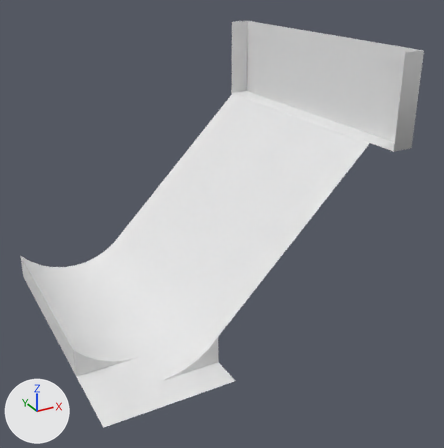
The FBX model Marble/Assets/_MARBLE/_STEVEN/Prefabs/Original/____Modular_Pieces/Modular_Pieces_08_ramp_02.FBX as it was, and as the next commit left it.
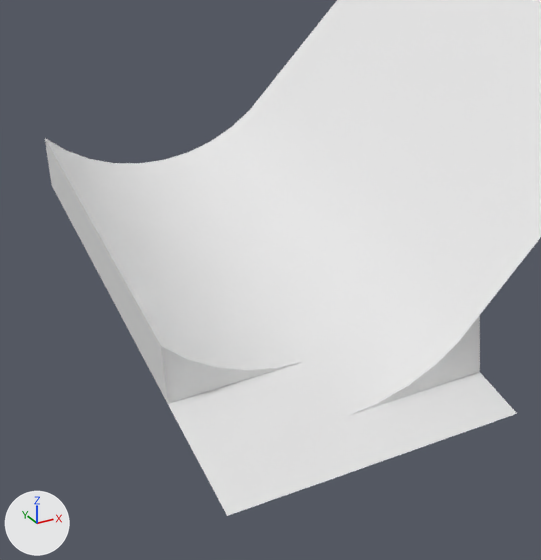
Each version appears first whole from a 50 mm lens placed at (11.0, -106.0, 53.5), pointed at (62.6, -12.2, 6.6), and next in a close-up on the part from 0% to 55% of the width and 43% to 100% of the height. The lights are fixed; the arrows at lower left show +X, +Y and +Z. Where no turn or scale is listed for an object, it has been applied to the vertices.

Objects in the first close-up: 'Ramp_Place_Holder001'.
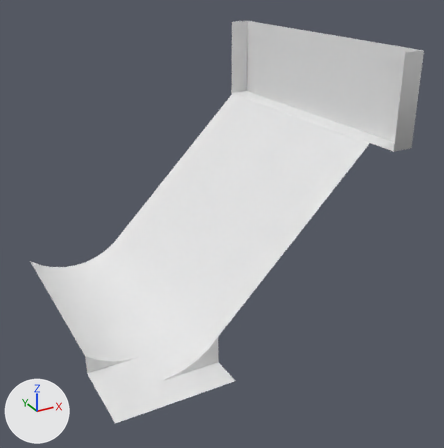
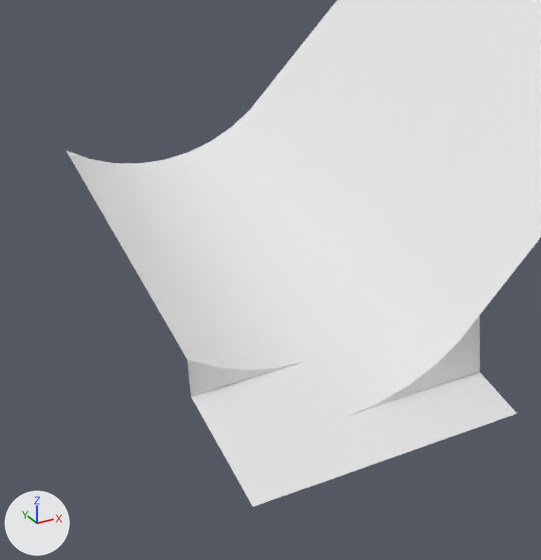
Commit message: new ramp

Edits to the bpy script that builds the scene:
```text
Change me_mesh:
    where me_mesh.from_pydata(...)  # 88 vertices, 65 faces; spans x -11.5..45.4, y -33.5..20.5, z -15.0..36.5
    used by ob_ramp_place_holder001; location = (41.99, 0.0, 3.02)
    verts and faces of me_mesh; kept vertices keep their numbers, new ones are numbered from 88
    before: 0 (-11.5, 20.5, -9.6) at pixel (44, 137), 1 (-9.6, 20.5, -11.5) at pixel (65, 150), 34 (-11.5, -27.5, -15.0) at pixel (200, 464), 35 (-9.6, -27.5, -15.0) at pixel (224, 456), 40 (-11.5, -33.5, -15.0) at pixel (227, 515)
    before: 41 (-9.6, -33.5, -15.0) at pixel (252, 506), 46 (-11.5, -19.5, -9.6) at pixel (161, 345), 47 (-9.6, -19.5, -11.5) at pixel (187, 359), 58 (-9.6, -19.5, -15.0) at pixel (191, 396), 63 (-11.5, 20.5, -15.0) at pixel (51, 185)
    before: 64 (-11.5, -19.5, -15.0) at pixel (167, 403)
    me_mesh part 1
    add delete_vertices([0, 34, 40, 46, 63, 64])  # with the faces that use them
```

What differs and where, as boxes [x1, y1, x2, y2] in the close-ups (541 x 560 px):
'Ramp_Place_Holder001', reshaped: before [45, 0, 541, 516]; after [66, 0, 541, 507]
part 1 of me_mesh, deleted: before [45, 138, 253, 516]
